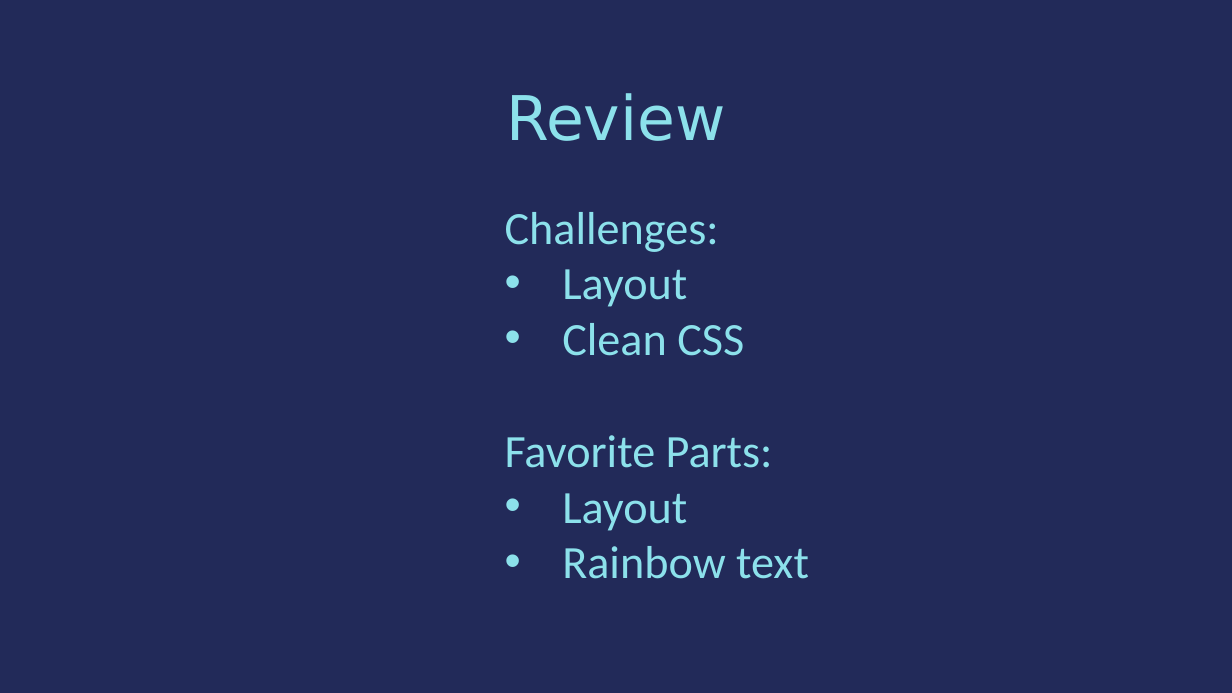
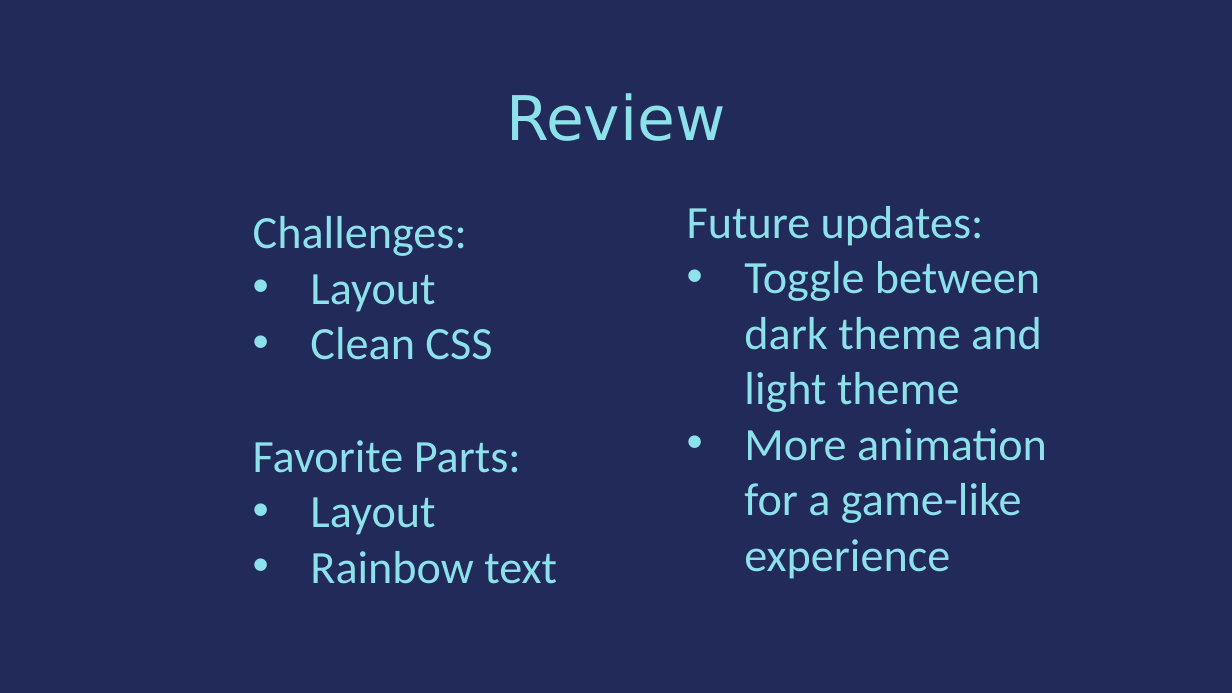
Before and after one commit to noe13hsu/T1A2---Portfolio, a slide deck: slide 10 of ppt/portfolio.pptx. Drawn at 1232x693 pixels with LibreOffice and Linux fonts; fonts in the diff are those of the drawing. Boxes give left, top, right and bottom in pixels: in the first picture for what was removed or moved away, otherwise in the second. Text is boxed around its words. In the diff, an @@ line names an element or a change of style, - is before the commit and + after.

```diff
--- a/ppt/portfolio.pptx
+++ b/ppt/portfolio.pptx
@@ text "Challenges:": place and size @@
-text "Challenges:" at bbox=[505, 212, 744, 356]
+text "Challenges:" at bbox=[253, 216, 492, 360]
@@ text added at bbox=[687, 206, 1047, 579], 36 pt, text #8CE1EB @@
+Future updates:
+• Toggle between dark theme and light theme
+• More animation for a game-like experience
@@ text "Favorite Parts:": place and size @@
-text "Favorite Parts:" at bbox=[505, 435, 809, 579]
+text "Favorite Parts:" at bbox=[253, 440, 557, 584]
```
Also in this commit, not shown: 3 slides added, 2 slides removed, 20 other files.
